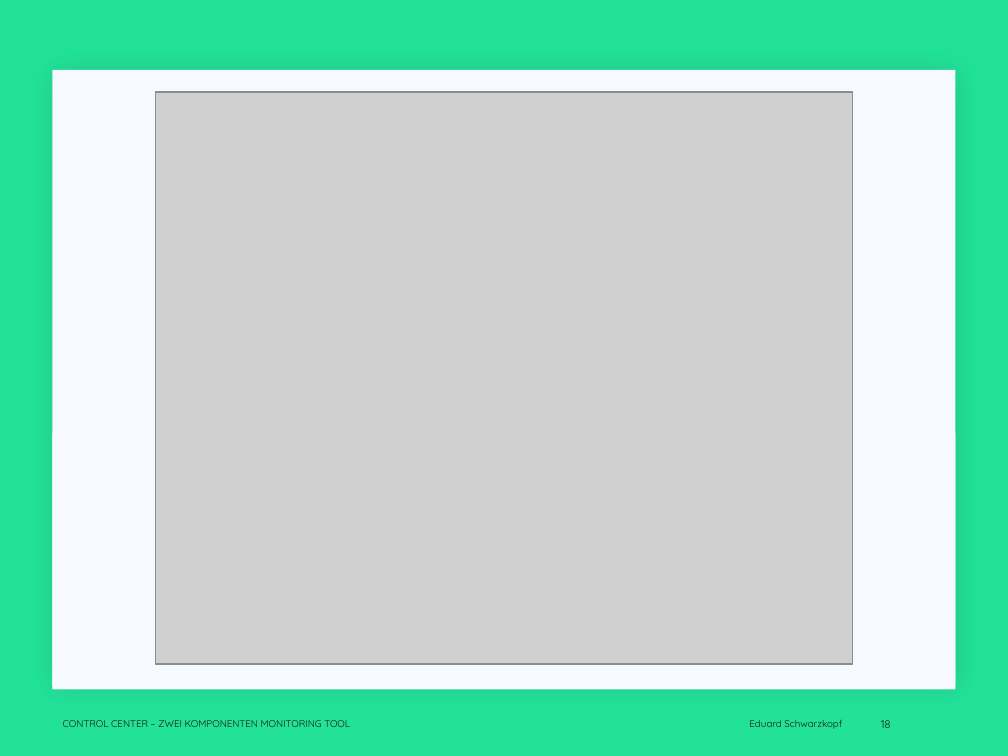
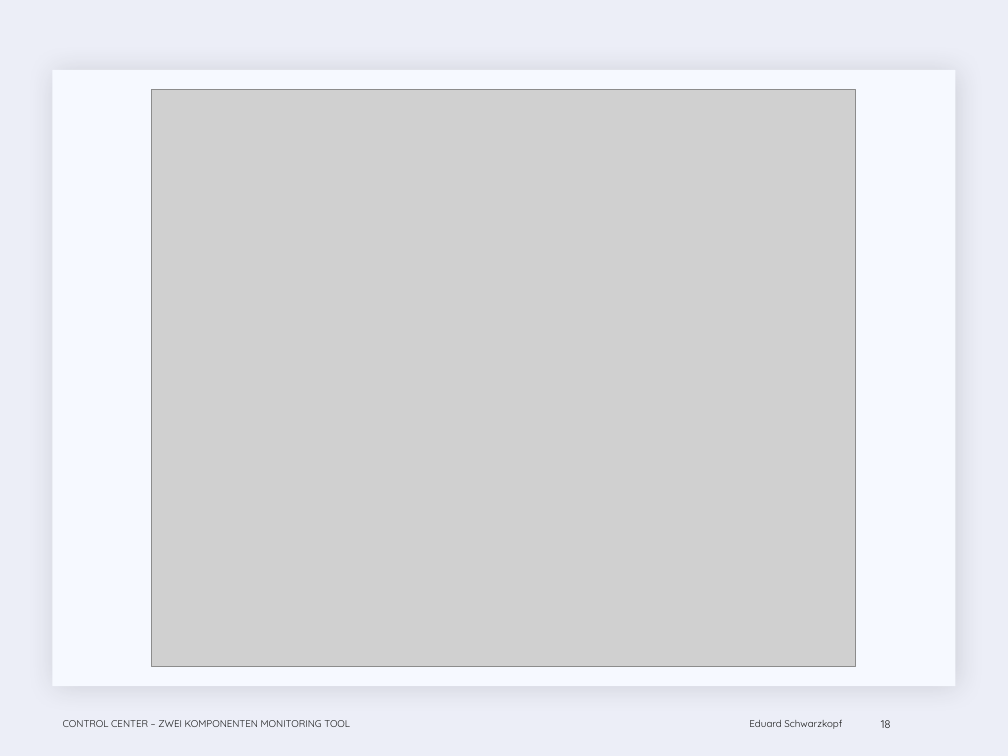
Before and after one commit to EduardSchwarzkopf/Abschlusspr-sentation, a slide deck: slide 18 of Abschluss_präsi.pptx. Drawn at 1008x756 pixels with LibreOffice and Linux fonts; fonts in the diff are those of the drawing; grey boxes stand for pictures; background and template pictures are left out. Boxes give left, top, right and bottom in pixels: in the first picture for what was removed or moved away, otherwise in the second. Text is boxed around its words. In the diff, an @@ line names an element or a change of style, - is before the commit and + after.

```diff
--- a/Abschluss_präsi.pptx
+++ b/Abschluss_präsi.pptx
@@ background #22E298 to #ECEEF7 @@
@@ picture: place and size @@
-picture at [155,92,852,664]
+picture at [152,89,856,666]
@@ rectangle removed at [52,433,956,689] @@
```
Also in this commit, not shown: 11 other slides changed, 1 slide added.
